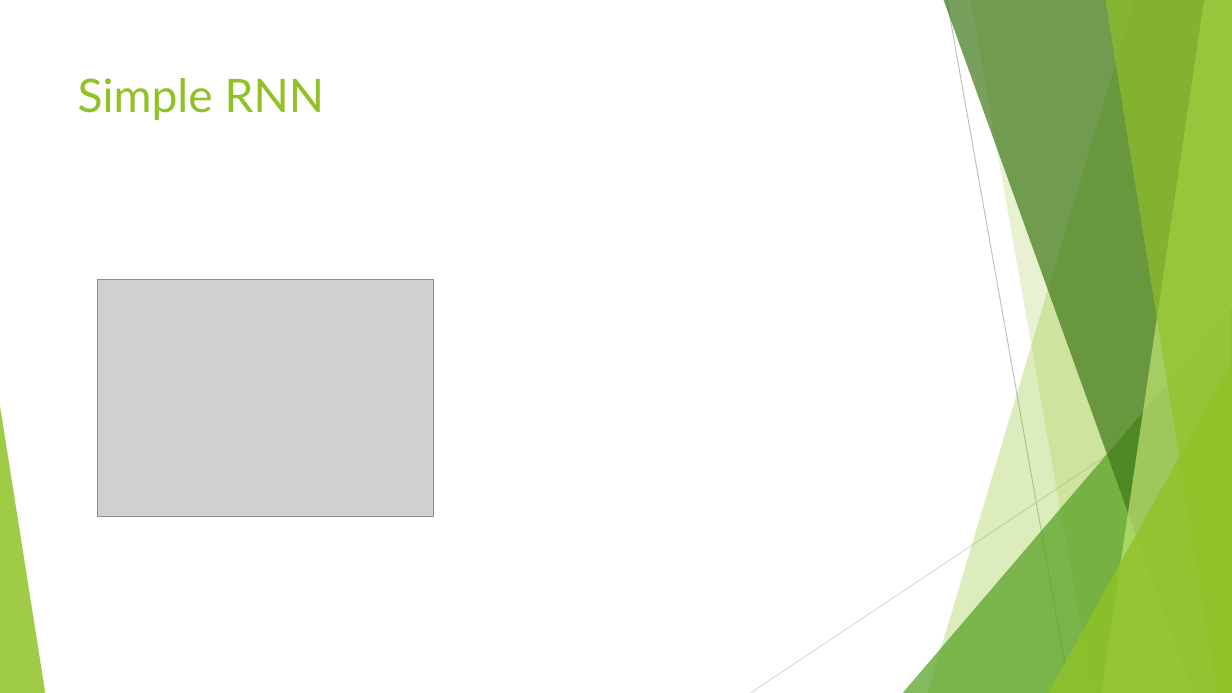
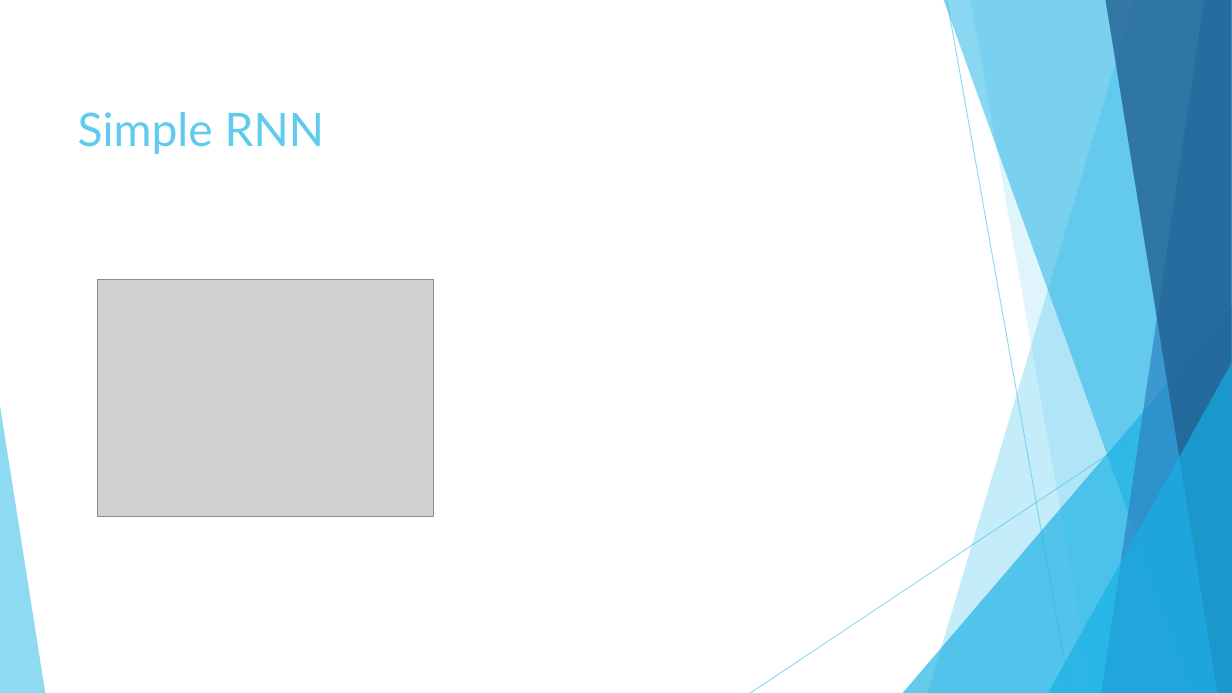
Before and after one commit to vivek14632/Deeplearning, a slide deck: slide 11 of chapter6/RNN.pptx (slide 3 before the commit). Drawn at 1232x693 pixels with LibreOffice and Linux fonts; fonts in the diff are those of the drawing; grey boxes stand for pictures. Boxes give left, top, right and bottom in pixels: in the first picture for what was removed or moved away, otherwise in the second. Text is boxed around its words. In the diff, an @@ line names an element or a change of style, - is before the commit and + after.

```diff
--- a/chapter6/RNN.pptx
+++ b/chapter6/RNN.pptx
@@ freeform shape at bbox=[928, 0, 1232, 693]: fill #90C226 at 30% opacity to #5FCBEF at 36% opacity @@
@@ freeform shape at bbox=[944, 0, 1232, 693]: fill #3F7819 at 70% opacity to #17B0E4 at 50% opacity @@
@@ line (947, 0) - (1070, 693): stroke #BFBFBF 0.75 pt to #5FCBEF 0.75 pt @@
@@ freeform shape at bbox=[970, 0, 1232, 693]: fill #90C226 at 20% opacity to #5FCBEF at 20% opacity @@
@@ freeform shape at bbox=[1102, 0, 1232, 693]: fill #C0E474 at 70% opacity to #2E83C3 at 70% opacity @@
@@ freeform shape at bbox=[1105, 0, 1232, 693]: fill #90C226 at 65% opacity to #226292 at 80% opacity @@
@@ title "Simple RNN" at bbox=[78, 112, 324, 154]: text colour #90C226 to #5FCBEF; vertical alignment top to middle @@
@@ triangle at bbox=[903, 308, 1232, 693]: fill #54A021 at 72% opacity to #17B0E4 at 66% opacity @@
@@ line (1232, 372) - (750, 693): stroke #D9D9D9 0.75 pt to #5FCBEF 0.75 pt @@
@@ triangle at bbox=[1048, 363, 1232, 693]: fill #90C226 at 80% opacity to #17B0E4 at 66% opacity @@
@@ triangle at bbox=[0, 406, 45, 693]: fill #90C226 at 85% opacity to #5FCBEF at 70% opacity @@
```
Also in this commit, not shown: 1 other slide changed, 18 slides added, 2 slides removed, 2 other files.
